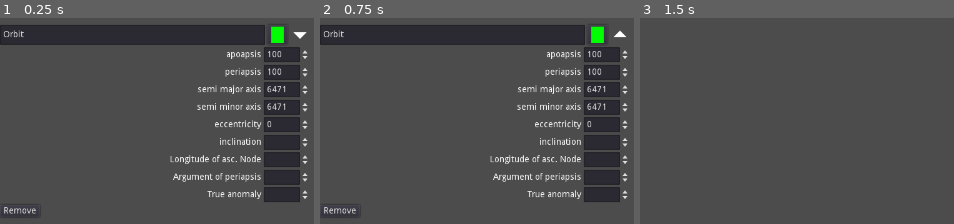
Above: before the commit, frames 1-3 (left to right).
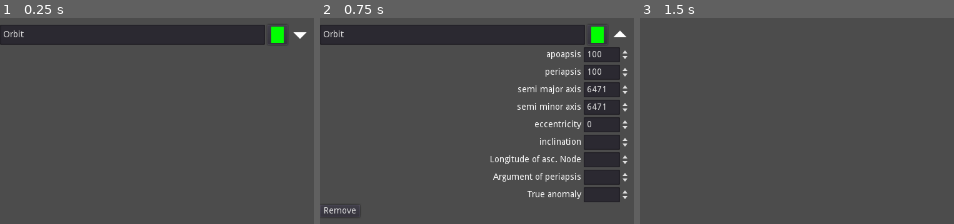
Above: after the commit, the same moments.

Repository: kontiko/Groundtrack
Game: Godot game, scene res://Scenes/Orbit_control.tscn
Same seed, same stepped clock (60 frames per second), same inputs: the game is played once before the commit and once after it. This scene is started directly instead of the project's main scene.
Inputs (mouse positions are in pixels of both pictures, inside the frame that each line leads up to):
- Up to frame 1 (0.25 s): no input
- Up to frame 2 (0.75 s): click (621, 34) at 0.5 s
- Up to frame 3 (1.5 s): click "Remove" at 1.25 s

The runs differ from the first frame. In frame 1, 10% of the frame differs, in the area x 1-99%, y 14-96%; in frame 2, nothing differs; in frame 3, nothing differs.

Commit message:
simple last step

Diff:
--- a/Scenes/Orbit_control.tscn
+++ b/Scenes/Orbit_control.tscn
@@ -42,6 +42,7 @@
 stretch_mode = 2
 
 [node name="Configs" type="GridContainer" parent="."]
+visible = false
 margin_top = 36.0
 margin_right = 496.0
 margin_bottom = 308.0
--- a/Scripts/Orbit_control.gd
+++ b/Scripts/Orbit_control.gd
@@ -230,7 +230,7 @@
 	var time_dict = Time.get_time_dict_from_unix_time(int(last_orbit))
 	var earth_rot = (float(time_dict.hour)/24.0
 					+float(time_dict.minute)/1440.0
-					+float(time_dict.second)/86400)*2*PI
+					+float(time_dict.second)/86400.0)*2*PI
 	return earth_rot + angle + PI/2
 
 #Find Current Positional index By Area gone with the helo of binary search
--- a/Scripts/Planet_Info.gd
+++ b/Scripts/Planet_Info.gd
@@ -2,12 +2,12 @@
 
 var radius = 6371
 var Mass = 5.9722e24
-const grav_const = 6.667e-11
+const grav_const = 6.6743e-11
 var base_angle = PI/2
 var period = 31558149.7635
 var solstice_unix_offset = 22869862.5345 - period/2.0
 var rotation_period = 86164.1
-var specific_grav = 3.986025446e14
+var specific_grav = 3.986025446e5
 # Declare member variables here. Examples:
 # var a = 2
 # var b = "text"
@@ -23,4 +23,4 @@
 #	pass
 
 func calc_Period(semi_major):
-	return 2*PI*sqrt(pow(semi_major*1000,3)/(specific_grav))
+	return 2*PI*sqrt(pow(semi_major,3)/(specific_grav))
